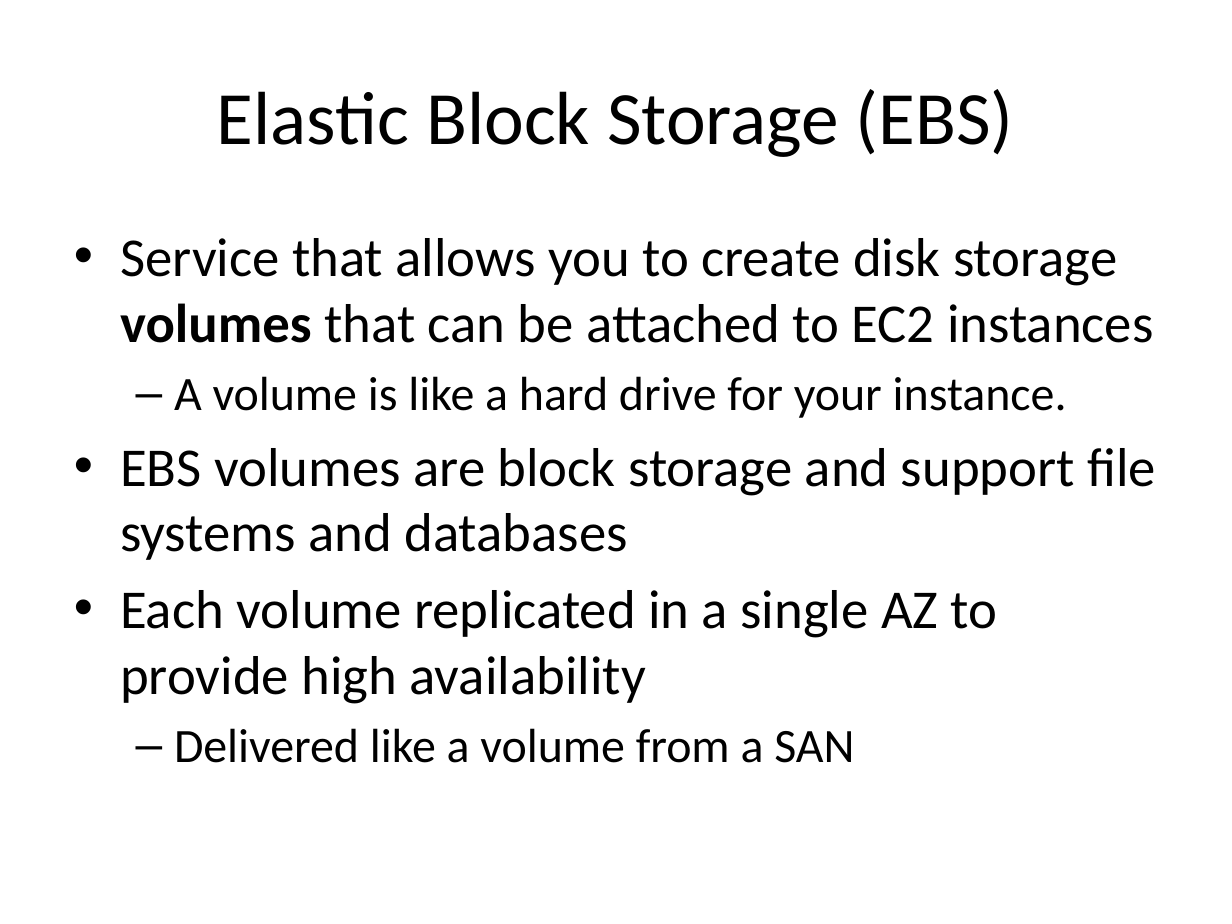
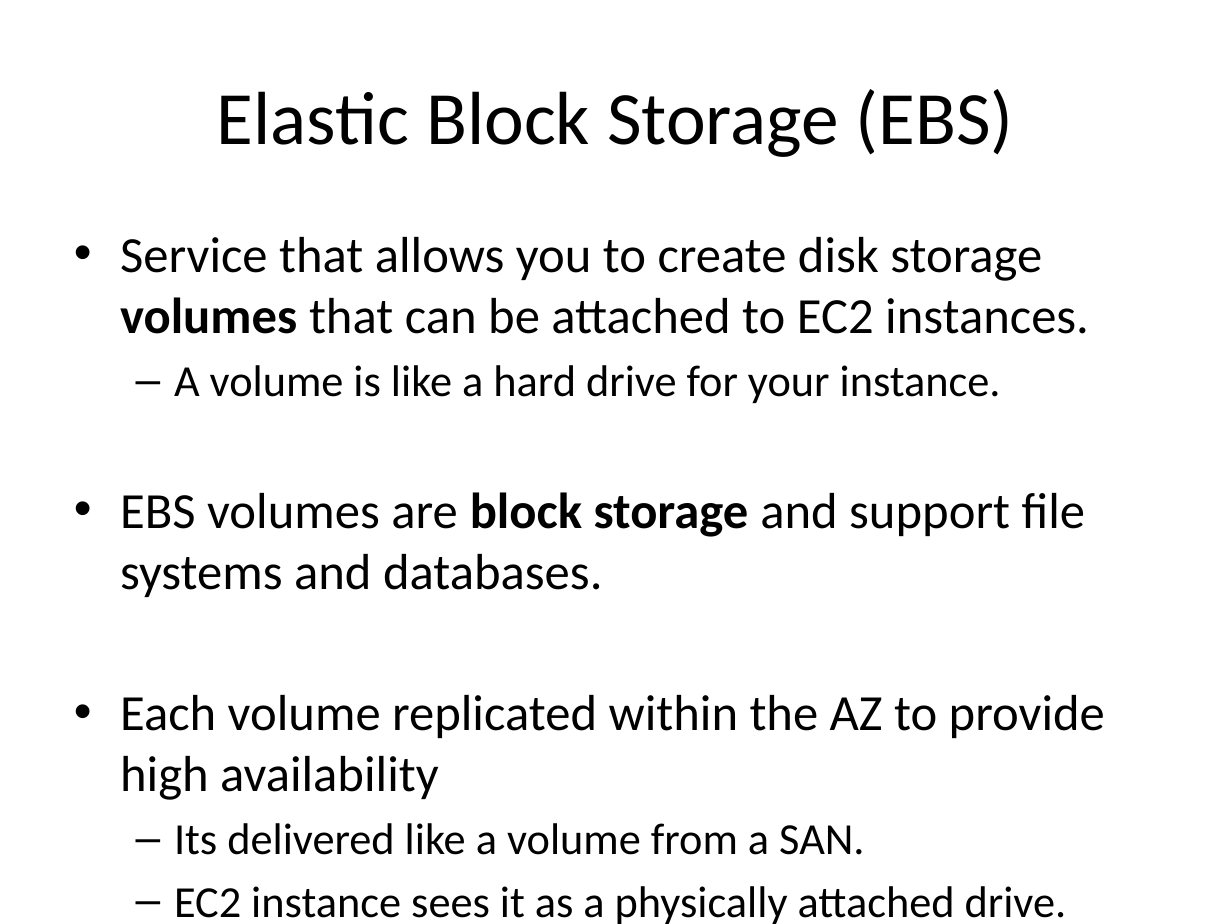
Before and after one commit to jasondbaker/infrastructure-class, a slide deck: slide 38 of infrastructure-week-4.pptx. Drawn at 1232x924 pixels with LibreOffice and Linux fonts; fonts in the diff are those of the drawing. Boxes give left, top, right and bottom in pixels: in the first picture for what was removed or moved away, otherwise in the second. Text is boxed around its words. In the diff, an @@ line names an element or a change of style, - is before the commit and + after.

Commit message:
update AWS presentation

```diff
--- a/infrastructure-week-4.pptx
+++ b/infrastructure-week-4.pptx
@@ text at (120,237,1089,334): text changed; size 32 to 29.6 pt @@
-• Service that allows you to create disk storage volumes that can be attached to EC2 instances
+• Service that allows you to create disk storage volumes that can be attached to EC2 instances.
@@ text at (174,365,1001,403): size 28 to 25.9 pt in "A volume is like a hard drive ..." @@
@@ text at (120,492,1105,924): text changed; size 32 to 29.6 pt @@
-• EBS volumes are block storage and support file systems and databases
-• Each volume replicated in a single AZ to provide high availability
-  – Delivered like a volume from a SAN
+• EBS volumes are block storage and support file systems and databases.
+• Each volume replicated within the AZ to provide high availability
+  – Its delivered like a volume from a SAN.
+  – EC2 instance sees it as a physically attached drive.
```
Also in this commit, not shown: 24 other slides changed.
